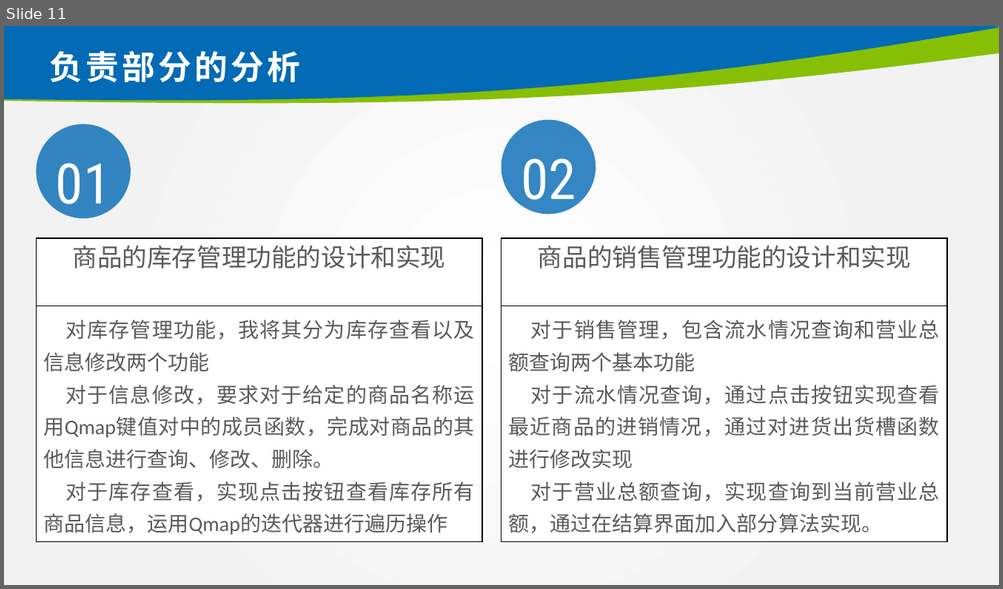
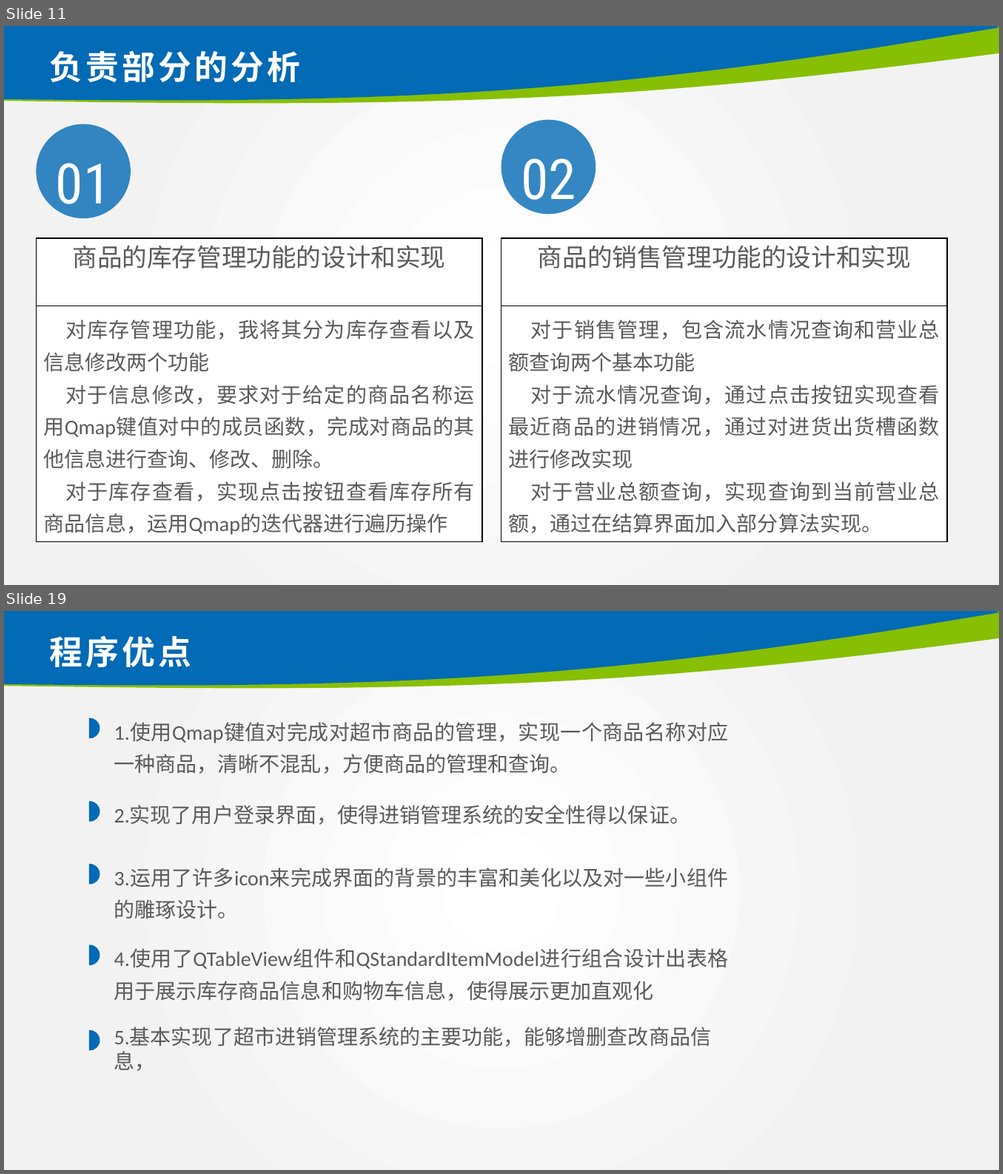
Before and after one commit to CH3OCH3-lio/shop-management, a slide deck: 2019013121_林炅答辩.pptx. Shown one above the other, each under a label of ours: slide 11 before the commit, slides 11 and 19 after it; the slides between them are not shown. The pictures are 1003x589 and 1003x1174 pixels, drawn with LibreOffice and Linux fonts; fonts in the diff are those of the drawing; background and template pictures are left out. Boxes give left, top, right and bottom in pixels: in the first picture for what was removed or moved away, otherwise in the second. Text is boxed around its words. In the diff, an @@ line names an element or a change of style, - is before the commit and + after.

Commit message:
ppt 完成

```diff
--- a/2019013121_林炅答辩.pptx
+++ b/2019013121_林炅答辩.pptx
@@ slide 19 added at box(4, 611, 999, 1170), background picture (left out); not listed: 2 template elements that a slide beside it also shows @@
@@ title added at box(49, 635, 191, 667), 32 pt, text #FFFFFF, bold @@
+程序优点
@@ freeform shape added at box(89, 718, 100, 738), fill #036AB5 @@
@@ text added at box(114, 722, 728, 774), 20 pt, text #5A5A5A @@
+1.使用Qmap键值对完成对超市商品的管理，实现一个商品名称对应一种商品，清晰不混乱，方便商品的管理和查询。
@@ freeform shape added at box(89, 802, 100, 822), fill #036AB5 @@
@@ text added at box(114, 806, 690, 825), 20 pt, text #5A5A5A @@
+2.实现了用户登录界面，使得进销管理系统的安全性得以保证。
@@ freeform shape added at box(89, 864, 100, 885), fill #036AB5 @@
@@ text added at box(114, 869, 728, 920), 20 pt, text #5A5A5A @@
+3.运用了许多icon来完成界面的背景的丰富和美化以及对一些小组件的雕琢设计。
@@ freeform shape added at box(89, 945, 100, 965), fill #036AB5 @@
@@ text added at box(114, 949, 728, 1001), 20 pt, text #5A5A5A @@
+4.使用了QTableView组件和QStandardItemModel进行组合设计出表格用于展示库存商品信息和购物车信息，使得展示更加直观化
@@ freeform shape added at box(89, 1031, 100, 1051), fill #036AB5 @@
@@ text added at box(114, 1027, 711, 1071), 20 pt, text #5A5A5A @@
+5.基本实现了超市进销管理系统的主要功能，能够增删查改商品信息，
```
Also in this commit, not shown: 2 slides changed, 8 other slides added, 21 slides removed, 2 other files.
